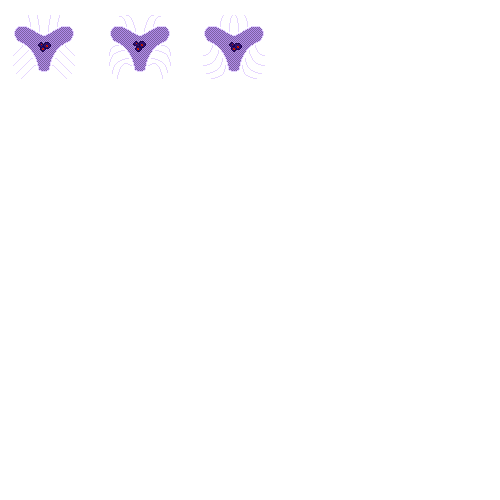
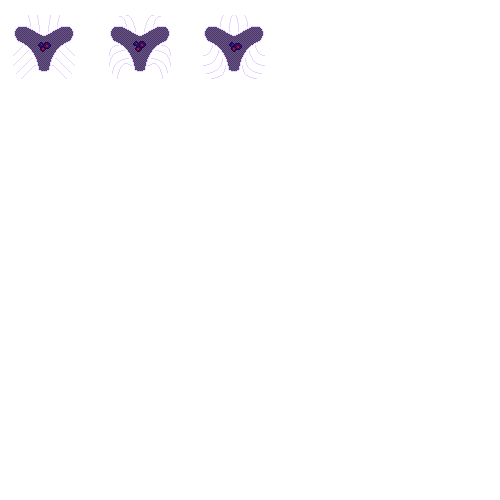
Revision of a layered 500 × 500 image; what changed, layer by layer:
added layer "Layer 20" above "Layer 19" over [15, 27, 263, 71]
